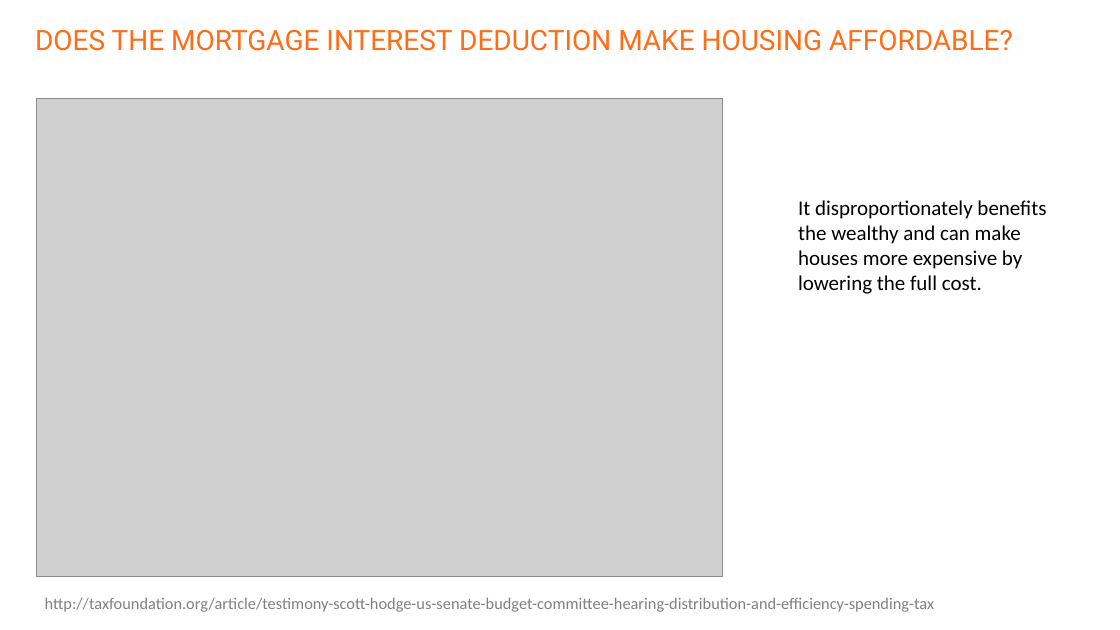
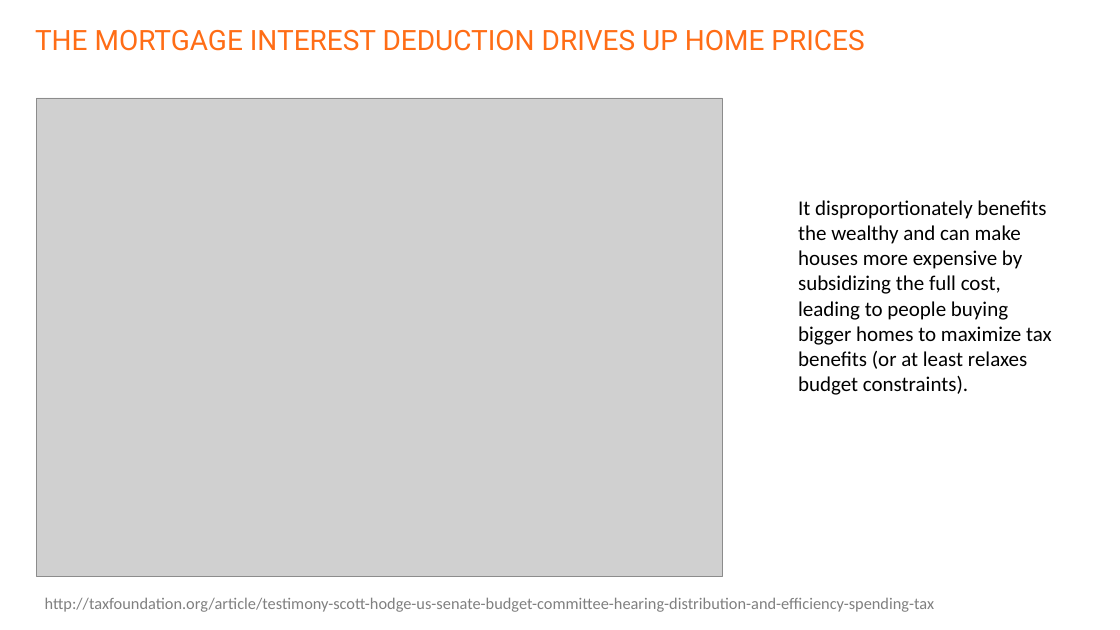
Before and after one commit to DS4PS/cpp-528-spr-2020, a slide deck: slide 25 of lectures/NMTC-and-LIHTC-overview.pptx (slide 11 before the commit). Drawn at 1120x630 pixels with LibreOffice and Linux fonts; fonts in the diff are those of the drawing; grey boxes stand for pictures. Boxes give left, top, right and bottom in pixels: in the first picture for what was removed or moved away, otherwise in the second. Text is boxed around its words. In the diff, an @@ line names an element or a change of style, - is before the commit and + after.

Commit message:
update ppt

```diff
--- a/lectures/NMTC-and-LIHTC-overview.pptx
+++ b/lectures/NMTC-and-LIHTC-overview.pptx
@@ text at (x1=35, y1=30, x2=864, y2=51): text changed @@
-DOES THE MORTGAGE INTEREST DEDUCTION MAKE HOUSING AFFORDABLE?
+THE MORTGAGE INTEREST DEDUCTION DRIVES UP HOME PRICES
@@ text at (x1=798, y1=200, x2=1052, y2=395): text changed @@
-It disproportionately benefits the wealthy and can make houses more expensive by lowering the full cost.
+It disproportionately benefits the wealthy and can make houses more expensive by subsidizing the full cost, leading to people buying bigger homes to maximize tax benefits (or at least relaxes budget constraints).
```
Also in this commit, not shown: 2 other slides changed, 1 other file.
